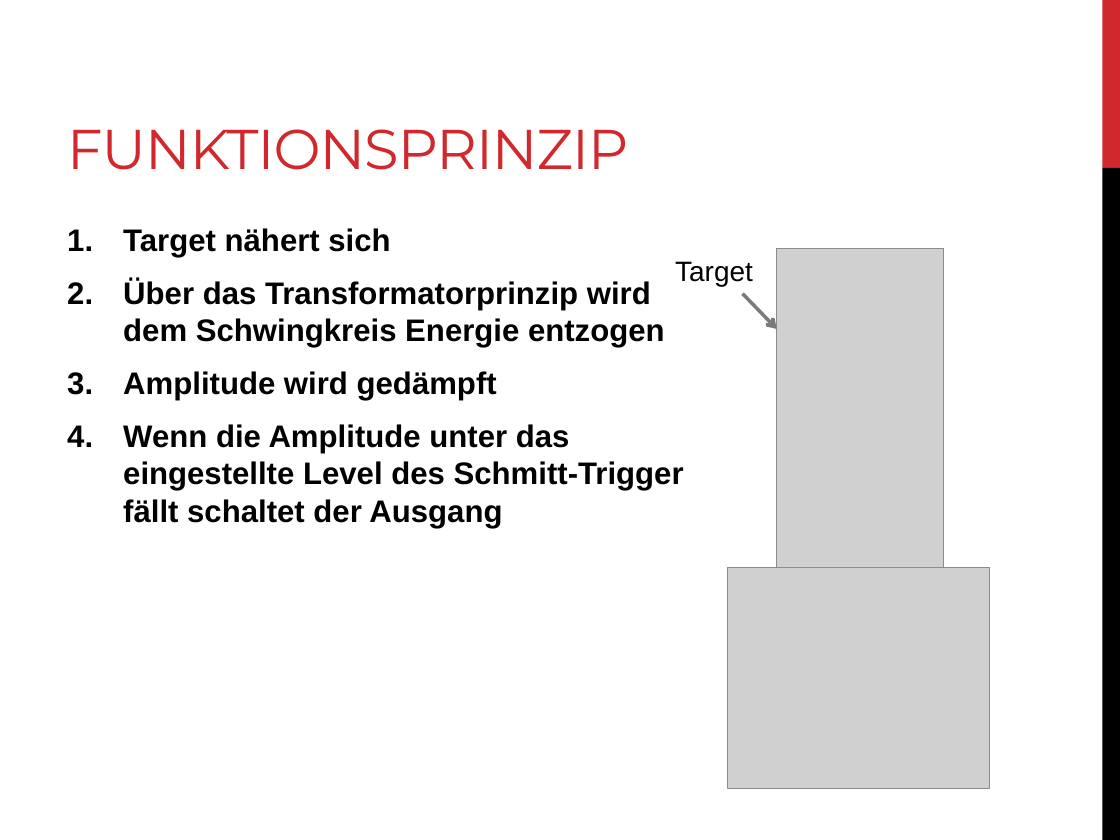
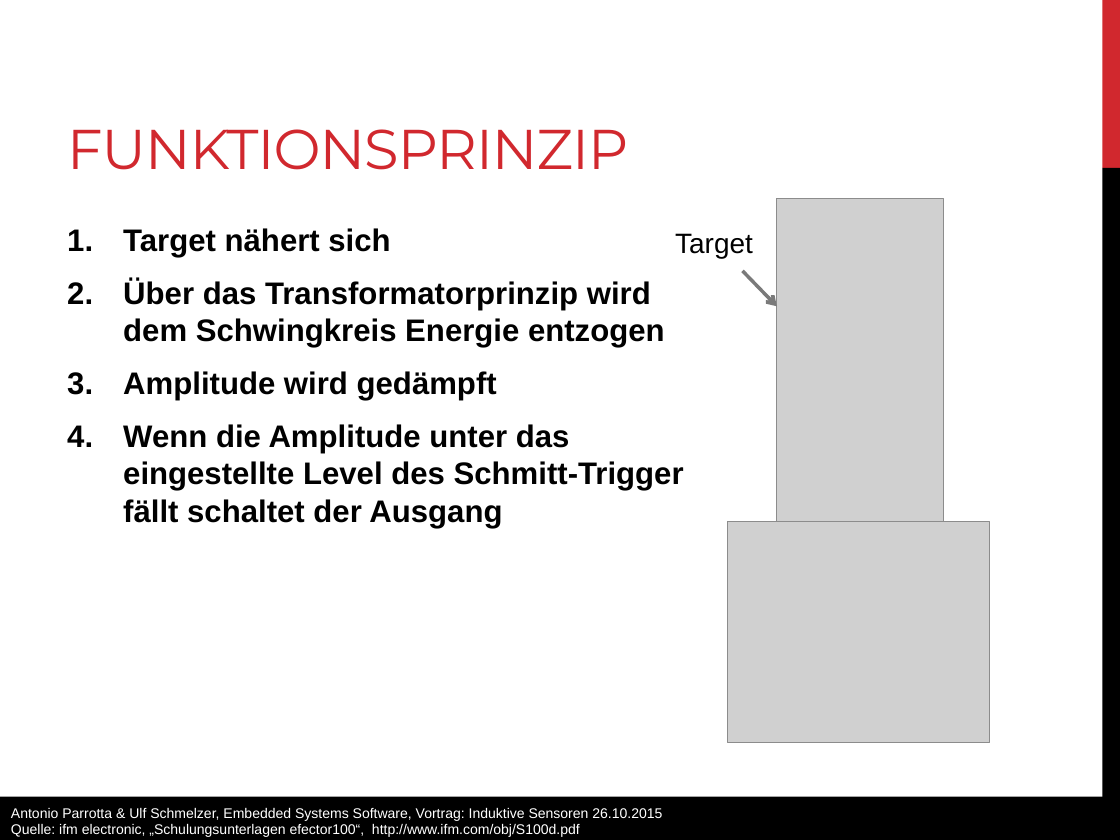
Before and after one commit to anpait00/TIB6, a slide deck: slide 6 of induktiv_sensoren.pptx. Drawn at 1120x840 pixels with LibreOffice and Linux fonts; fonts in the diff are those of the drawing; grey boxes stand for pictures. Boxes give left, top, right and bottom in pixels: in the first picture for what was removed or moved away, otherwise in the second. Text is boxed around its words. In the diff, an @@ line names an element or a change of style, - is before the commit and + after.

Commit message:
Power Point verschoenert .... denke ich. Ah und Quellen hinzugefuegt

```diff
--- a/induktiv_sensoren.pptx
+++ b/induktiv_sensoren.pptx
@@ picture: place and size @@
-picture at box(777, 249, 944, 647)
+picture at box(777, 198, 944, 597)
@@ text "Target": place and size @@
-text "Target" at box(675, 261, 753, 286)
+text "Target" at box(675, 233, 753, 258)
@@ arrow moved from (743, 293) - (777, 329) to (743, 271) - (777, 306) @@
@@ picture: place and size @@
-picture at box(728, 567, 990, 787)
+picture at box(728, 522, 990, 743)
@@ rectangle added at box(0, 796, 1120, 840), fill #000000, 9 pt, text #FFFFFF @@
+Antonio Parrotta & Ulf Schmelzer, Embedded Systems Software, Vortrag: Induktive Sensoren 26.10.2015
+Quelle: ifm electronic, „Schulungsunterlagen efector100“, http://www.ifm.com/obj/S100d.pdf
```
Also in this commit, not shown: 8 other slides changed.
